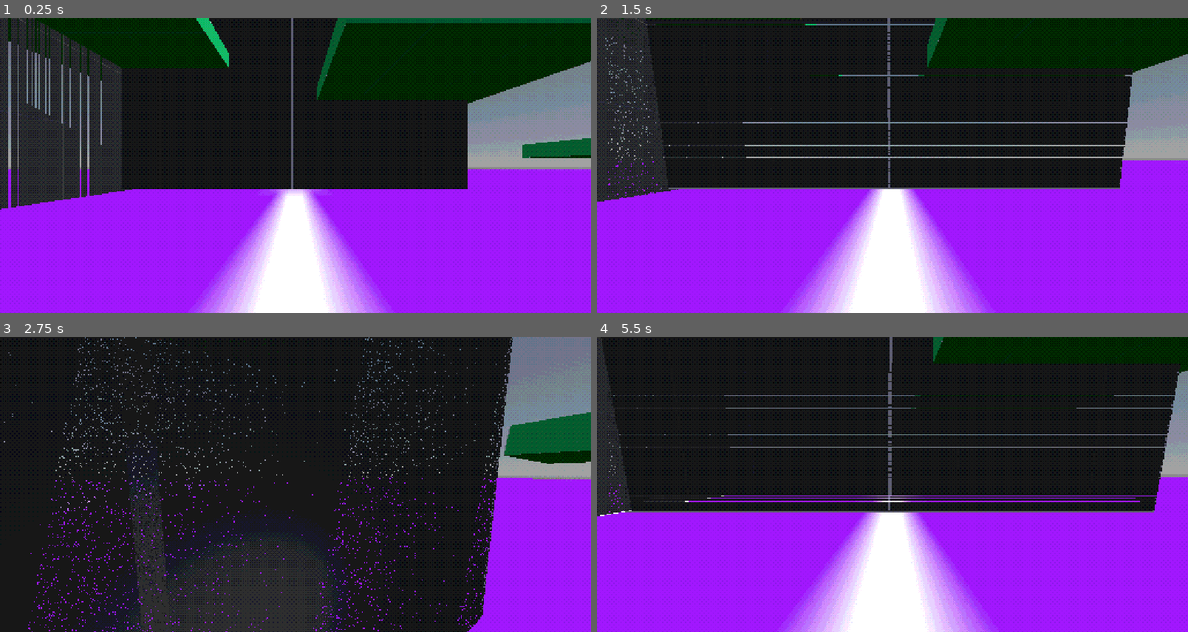
Above: before the commit, frames 1-4 (two rows, left to right).
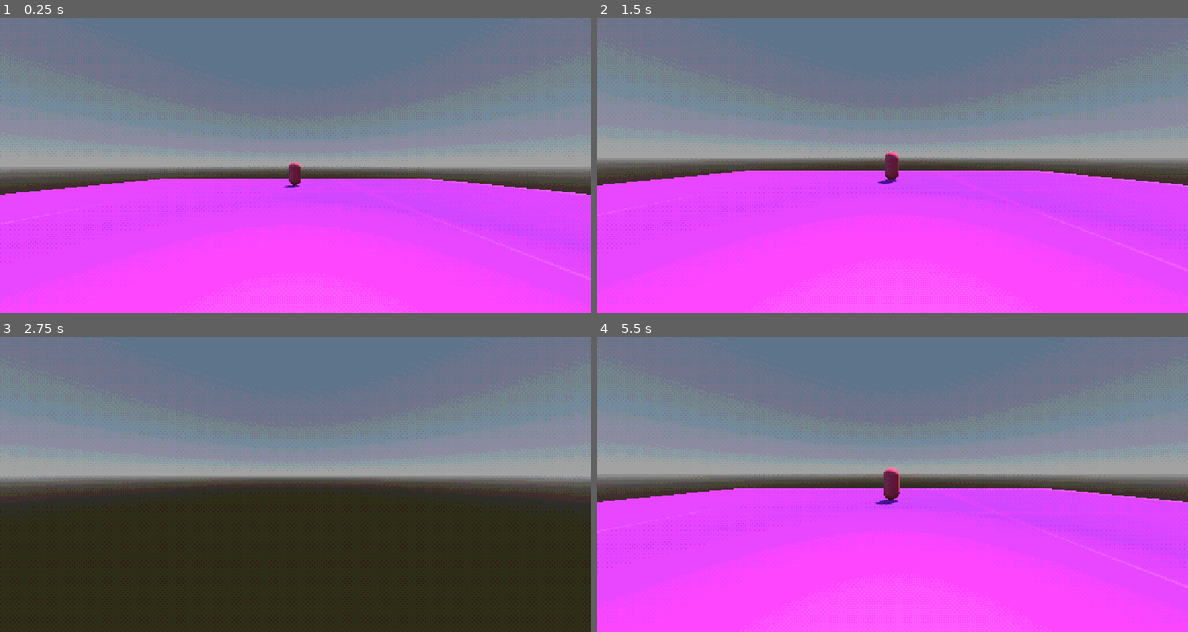
Above: after the commit, the same moments.

Repository: aru24sin/Blade
Game: Godot game, scene res://src/world/postprocessing.tscn
The game is run twice, just before and just after one commit, with the same random seed, the same clock (stepped at 60 frames per second) and the same inputs. The engine's default icon, where the game draws it, is replaced by a stand-in: a white triangle on a blue panel in a dark square.
Inputs (mouse positions are in pixels of both pictures, inside the frame that each line leads up to):
- Up to frame 1 (0.25 s): no input
- Up to frame 2 (1.5 s): move the mouse to (922, 165) at 0.52 s; hold Up (ui_up) from 0.53 s (still down); tap F (f) at 0.6 s; tap R (r) at 0.8, 1.35 s; move the mouse to (862, 165) at 1.27 s
- Up to frame 3 (2.75 s): keep holding Up (ui_up); tap Shift (run) at 1.55 s; move the mouse to (307, 478) at 2.02 s; hold Shift (run) from 2.03 s (still down); tap F (f) at 2.3 s
- Up to frame 4 (5.5 s): keep holding Up (ui_up); move the mouse to (886, 490) at 2.77 s; release Shift (run) at 2.78 s; tap F (f) at 2.85, 4.55 s; tap R (r) at 3.05, 3.6, 5.3 s; move the mouse to (933, 487) at 3.52 s; hold Shift (run) 3.53-4.28 s; move the mouse to (845, 481) at 4.27 s; tap Shift (run) at 4.35 s; move the mouse to (898, 484) at 5.02 s; tap Space (space) at 5.1 s

The runs differ from the first frame. In frame 1, 93% of the frame differs, in the area x 0-100%, y 0-100%; in frame 2, 95%; in frame 3, 57%; in frame 4, 98%.

Commit message:
Created basic enemy AI & fixed world scaling issues

Diff:
--- a/project.godot
+++ b/project.godot
@@ -23,6 +23,11 @@
 window/size/window_width_override=1024
 window/size/window_height_override=600
 window/stretch/mode="viewport"
+
+[global_group]
+
+Enemy=""
+player=""
 
 [input]
 
--- /dev/null
+++ b/src/enemy/Enemy.tscn
@@ -0,0 +1,30 @@
+[gd_scene load_steps=5 format=3 uid="uid://b455u7m5t1ke7"]
+
+[ext_resource type="Script" path="res://src/enemy/enemy.gd" id="1_lgm4q"]
+
+[sub_resource type="CapsuleShape3D" id="CapsuleShape3D_e3p4l"]
+
+[sub_resource type="StandardMaterial3D" id="StandardMaterial3D_efs50"]
+albedo_color = Color(1, 0.356835, 0.570628, 1)
+
+[sub_resource type="CapsuleMesh" id="CapsuleMesh_80yc1"]
+material = SubResource("StandardMaterial3D_efs50")
+
+[node name="enemy" type="CharacterBody3D" groups=["Enemy"]]
+transform = Transform3D(1, 0, 0, 0, 1, 0, 0, 0, 1, 0, 1, 0)
+script = ExtResource("1_lgm4q")
+
+[node name="CollisionShape3D" type="CollisionShape3D" parent="."]
+shape = SubResource("CapsuleShape3D_e3p4l")
+
+[node name="MeshInstance3D" type="MeshInstance3D" parent="."]
+mesh = SubResource("CapsuleMesh_80yc1")
+
+[node name="NavigationAgent3D" type="NavigationAgent3D" parent="."]
+target_desired_distance = 5.0
+
+[node name="Timer" type="Timer" parent="."]
+wait_time = 0.5
+
+[connection signal="target_reached" from="NavigationAgent3D" to="." method="_on_navigation_agent_3d_target_reached"]
+[connection signal="timeout" from="Timer" to="." method="_on_timer_timeout"]
--- /dev/null
+++ b/src/enemy/enemy.gd
@@ -0,0 +1,27 @@
+extends CharacterBody3D
+
+@onready var nav_agent = $NavigationAgent3D
+
+var SPEED = 10
+@export var health = 100
+
+func _physics_process(delta):
+
+	var current_location = global_transform.origin
+	var next_location = nav_agent.get_next_path_position()
+	var new_velocity = (next_location - current_location).normalized() * SPEED
+
+	velocity = velocity.move_toward(new_velocity, 0.25)
+	move_and_slide()
+
+func update_target_location(target_location):
+	nav_agent.target_position = target_location
+
+
+
+func _on_navigation_agent_3d_target_reached():
+	$Timer.start()
+	SPEED = 0
+
+func _on_timer_timeout():
+	SPEED = 10
--- a/src/player/player3d.gd
+++ b/src/player/player3d.gd
@@ -2,23 +2,24 @@
 
 
 signal dashDid
+signal damage
 
 @export var health := 100.0
 @export var MOUSE_SENS := 0.010
-@export var gravity := -2.5
-@export var speed := 120
+@export var gravity := -0.7
+@export var speed := 20
 @export var angForCamToLearpTo := 0.0
 @export var XangForCamToLearpTo := 0.0
 @export var vel := Vector3.ZERO
 @export var ySpeed := 0.0
-@export var jumpStrength := 90
+@export var jumpStrength := 20
 var jumpNum := 0
 @export var maxJumpAmt := 2
 
 
 var canDash := true
 var dashNum := 0
-@export var extraVelMulti := 400
+@export var extraVelMulti := 150
 @export var maxDashAmt := 2
 var extraVel := Vector3.ZERO
 
@@ -33,7 +34,8 @@
 	if event is InputEventMouseMotion:
 		$head.rotation.x += -event.relative.y * MOUSE_SENS
 		rotation.y += -event.relative.x * MOUSE_SENS
-		camera.rotation.x = clamp(camera.rotation.x, deg_to_rad(-40), deg_to_rad(60))
+
+		$head.rotation.x = clamp($head.rotation.x, deg_to_rad(-80), deg_to_rad(80))
 
 
 func _process(delta: float) -> void:
@@ -53,7 +55,7 @@
 
 
 func _physics_process(delta: float) -> void:
-#	print(is_on_wall())
+
 	vel = get_dir().rotated( Vector3.UP, rotation.y) * speed
 	if !is_on_floor() :
 		ySpeed += gravity
@@ -68,14 +70,15 @@
 
 
 	if Input.is_action_pressed("run"):
-		speed = 120
+		speed = 35
 	elif Input.is_action_just_released("run"):
-		speed = 120
+		speed = 20
 
 	if Input.is_action_just_pressed("f") and (dashNum < maxDashAmt):
 		dashFoward()
 	extraVel = lerp( extraVel, Vector3.ZERO, 0.1 )
 	vel += extraVel
+
 
 	set_velocity(vel)
 	set_up_direction(Vector3.UP)
--- a/src/player/player3d.tscn
+++ b/src/player/player3d.tscn
@@ -8,7 +8,6 @@
 [node name="player" type="CharacterBody3D" groups=["player"]]
 transform = Transform3D(1, 0, 0, 0, 1, 0, 0, 0, 1, 0, 0.988919, 0)
 script = ExtResource("1")
-gravity = -3.0
 angForCamToLearpTo = 100.0
 XangForCamToLearpTo = 100.0
 
--- a/src/world/Room3.tscn
+++ b/src/world/Room3.tscn
@@ -1,90 +1,17 @@
-[gd_scene load_steps=8 format=3 uid="uid://dlw8usluobwhn"]
+[gd_scene load_steps=4 format=3 uid="uid://dlw8usluobwhn"]
 
-[ext_resource type="Material" uid="uid://bxx20fgca3dou" path="res://assets/shaders/psxMaterial.tres" id="1_tsj0d"]
 [ext_resource type="Texture2D" uid="uid://cl4kewig3pk7s" path="res://assets/textures/purple.png" id="2_70s3w"]
-[ext_resource type="Material" uid="uid://d25tdobwi1e0p" path="res://assets/shaders/psxWalls.tres" id="3_vo3ox"]
 
-[sub_resource type="BoxMesh" id="BoxMesh_cxiga"]
+[sub_resource type="BoxMesh" id="BoxMesh_p4gaw"]
 
-[sub_resource type="StandardMaterial3D" id="StandardMaterial3D_s7su3"]
-shading_mode = 0
+[sub_resource type="StandardMaterial3D" id="StandardMaterial3D_657s0"]
 albedo_texture = ExtResource("2_70s3w")
 
-[sub_resource type="BoxMesh" id="BoxMesh_3qw20"]
-
-[sub_resource type="BoxMesh" id="BoxMesh_mj304"]
-
 [node name="Room3" type="Node3D"]
-transform = Transform3D(1.3, 0, 0, 0, 1.2, 0, 0, 0, 1.4, 0, 0, 0)
+transform = Transform3D(0.065, 0, 0, 0, -0.435, -1.50996e-08, 0, 6.56832e-08, -0.1, 0, 0, 0)
 
 [node name="CSGMesh3D" type="CSGMesh3D" parent="."]
-transform = Transform3D(1257.99, 0, 0, 0, 1.06742, 0, 0, 0, 620.675, -0.243877, 0, 0)
+transform = Transform3D(34.6906, 0, 0, 0, 0.0622303, -1.02318e-12, 0, -3.90799e-14, 23.8029, 0, 0, 0)
 use_collision = true
-mesh = SubResource("BoxMesh_cxiga")
-material = SubResource("StandardMaterial3D_s7su3")
-
-[node name="CSGMesh3D2" type="CSGMesh3D" parent="."]
-transform = Transform3D(105.909, 0, 0, 0, -2.08177e-09, -78.5597, 0, 0.0476254, -3.43396e-06, 0, 39.2214, -38.7014)
-use_collision = true
-mesh = SubResource("BoxMesh_3qw20")
-material = ExtResource("3_vo3ox")
-
-[node name="CSGMesh3D3" type="CSGMesh3D" parent="."]
-transform = Transform3D(105.909, 0, 0, 0, -2.08177e-09, -78.5597, 0, 0.0476254, -3.43396e-06, 0, 39.2214, 38.87)
-use_collision = true
-mesh = SubResource("BoxMesh_3qw20")
-material = ExtResource("3_vo3ox")
-
-[node name="CSGMesh3D5" type="CSGMesh3D" parent="."]
-transform = Transform3D(-4.62944e-06, -0.0476254, 0, -4.62944e-06, 9.09972e-17, -78.5597, 105.909, -2.08177e-09, -3.43396e-06, -52, 39.2214, -2.4157)
-use_collision = true
-mesh = SubResource("BoxMesh_3qw20")
-material = ExtResource("3_vo3ox")
-
-[node name="CSGMesh3D7" type="CSGMesh3D" parent="." groups=["point"]]
-transform = Transform3D(28.875, 1.30313e-21, 0, 1.94026e-10, 5.04, 9.4739e-14, -1.62401e-13, -6.09037e-14, 24.3, 40.7692, 7.49997, 31.4286)
-use_collision = true
-mesh = SubResource("BoxMesh_mj304")
-material = ExtResource("1_tsj0d")
-
-[node name="CSGMesh3D8" type="CSGMesh3D" parent="." groups=["point"]]
-transform = Transform3D(49.0875, 0, 0, 0, 5.04, 0, 0, 0, 24.3, -33.0769, 17.5, 31.4286)
-use_collision = true
-mesh = SubResource("BoxMesh_mj304")
-material = ExtResource("1_tsj0d")
-
-[node name="CSGMesh3D9" type="CSGMesh3D" parent="." groups=["point"]]
-transform = Transform3D(49.0875, 0, 0, 0, 5.04, 0, 0, 0, 43.74, -43.8462, 43.3333, -39.2857)
-use_collision = true
-mesh = SubResource("BoxMesh_mj304")
-material = ExtResource("1_tsj0d")
-
-[node name="CSGMesh3D10" type="CSGMesh3D" parent="." groups=["point"]]
-transform = Transform3D(49.0875, 0, 0, 0, 5.04, 0, 0, 0, 43.74, 32.3077, 32.5, -39.2857)
-use_collision = true
-mesh = SubResource("BoxMesh_mj304")
-material = ExtResource("1_tsj0d")
-
-[node name="CSGMesh3D12" type="CSGMesh3D" parent="." groups=["point"]]
-transform = Transform3D(28.875, 0, 0, 0, 5.04, 0, 0, 0, 24.3, 94.6008, 14.1689, -31.2872)
-use_collision = true
-mesh = SubResource("BoxMesh_mj304")
-material = ExtResource("1_tsj0d")
-
-[node name="CSGMesh3D13" type="CSGMesh3D" parent="." groups=["point"]]
-transform = Transform3D(74.9251, 0, 0, 0, 5.04, 0, 0, 0, 36.9286, 170.195, 26.0383, 45.8475)
-use_collision = true
-mesh = SubResource("BoxMesh_mj304")
-material = ExtResource("1_tsj0d")
-
-[node name="CSGMesh3D14" type="CSGMesh3D" parent="." groups=["point"]]
-transform = Transform3D(74.9251, 0, 0, 0, 5.04, 0, 0, 0, 36.9286, 361.199, 37.1601, -34.333)
-use_collision = true
-mesh = SubResource("BoxMesh_mj304")
-material = ExtResource("1_tsj0d")
-
-[node name="CSGMesh3D6" type="CSGMesh3D" parent="."]
-transform = Transform3D(-4.62943e-06, 4.16354e-09, 148.275, 0, -0.0476254, 1.29626e-05, 105.909, 1.81994e-16, 6.48131e-06, -20.6085, 76.4168, -2.4157)
-use_collision = true
-mesh = SubResource("BoxMesh_3qw20")
-material = ExtResource("3_vo3ox")
+mesh = SubResource("BoxMesh_p4gaw")
+material = SubResource("StandardMaterial3D_657s0")
--- a/src/world/World.gd
+++ b/src/world/World.gd
@@ -1,5 +1,10 @@
 extends Node3D
+
+@onready var player = $player
 
 func _input(event):
 	if event.is_action_pressed("ui_cancel"):
 		get_tree().quit()
+
+func _physics_process(delta):
+	get_tree().call_group("Enemy", "update_target_location", player.global_transform.origin)
--- a/src/world/World.tscn
+++ b/src/world/World.tscn
@@ -1,11 +1,9 @@
-[gd_scene load_steps=8 format=3 uid="uid://dni5vb1iypuy8"]
+[gd_scene load_steps=9 format=3 uid="uid://dni5vb1iypuy8"]
 
 [ext_resource type="PackedScene" uid="uid://nv701fwk0x2v" path="res://src/player/player3d.tscn" id="1"]
 [ext_resource type="PackedScene" uid="uid://dlw8usluobwhn" path="res://src/world/Room3.tscn" id="2"]
 [ext_resource type="Script" path="res://src/world/World.gd" id="3"]
-
-[sub_resource type="SphereShape3D" id="1"]
-radius = 11.3416
+[ext_resource type="PackedScene" uid="uid://b455u7m5t1ke7" path="res://src/enemy/Enemy.tscn" id="4_aemvq"]
 
 [sub_resource type="ProceduralSkyMaterial" id="ProceduralSkyMaterial_i2e6w"]
 
@@ -25,34 +23,32 @@
 volumetric_fog_emission_energy = 38.73
 volumetric_fog_length = 15.5
 
+[sub_resource type="NavigationMesh" id="NavigationMesh_4u3xb"]
+vertices = PackedVector3Array(-16.8453, 0.391775, -17.8044, -16.8453, 0.391775, 17.6956, 16.9047, 0.391775, 17.6956, 16.9047, 0.391775, -17.8044)
+polygons = [PackedInt32Array(3, 2, 0), PackedInt32Array(0, 2, 1)]
+cell_height = 0.1
+agent_max_climb = 0.1
+
 [node name="World" type="Node3D"]
 transform = Transform3D(1, 0, 0, 0, 1, 0, 0, 0, 1, 0, -0.183532, 0)
 script = ExtResource("3")
 
 [node name="DirectionalLight3D" type="DirectionalLight3D" parent="."]
 transform = Transform3D(-0.866023, -0.433016, 0.250001, 0, 0.499998, 0.866027, -0.500003, 0.749999, -0.43301, 0, 0, 0)
+light_color = Color(1, 1, 0.815686, 1)
 shadow_enabled = true
 
 [node name="player" parent="." instance=ExtResource("1")]
-transform = Transform3D(6, 0, 0, 0, 6, 0, 0, 0, 6, 0, 8.27205, 0)
-
-[node name="switcher" type="Area3D" parent="."]
-transform = Transform3D(1, 0, 0, 0, 1, 0, 0, 0, 1, 16.2908, 0, 0)
-
-[node name="CollisionShape3D" type="CollisionShape3D" parent="switcher"]
-shape = SubResource("1")
-
-[node name="Room3" parent="." instance=ExtResource("2")]
+transform = Transform3D(1, 0, 0, 0, 1, 0, 0, 0, 1, 0, 1.31031, 0)
 
 [node name="WorldEnvironment" type="WorldEnvironment" parent="."]
 environment = SubResource("Environment_exuj1")
 
-[node name="SpotLight3D" type="SpotLight3D" parent="."]
-transform = Transform3D(1, 0, 0, 0, 0.00933736, 0.999956, 0, -0.999956, 0.00933736, 0, 42.8917, 0)
-light_color = Color(0.980747, 0.803279, 0.883981, 1)
-light_energy = 16.0
-spot_range = 2752.8
-spot_attenuation = 0.49
-spot_angle_attenuation = 0.233259
+[node name="enemy" parent="." instance=ExtResource("4_aemvq")]
+transform = Transform3D(1, 0, 0, 0, 1, 0, 0, 0, 1, -0.0884829, 1.2721, -11.9021)
 
-[connection signal="body_entered" from="switcher" to="." method="_on_switcher_body_entered"]
+[node name="NavigationRegion3D" type="NavigationRegion3D" parent="."]
+navigation_mesh = SubResource("NavigationMesh_4u3xb")
+
+[node name="Room3" parent="NavigationRegion3D" instance=ExtResource("2")]
+transform = Transform3D(1, 0, 0, 0, -6.692, -2.32232e-07, 0, 1.01046e-06, -1.538, 0, 0, 0)
